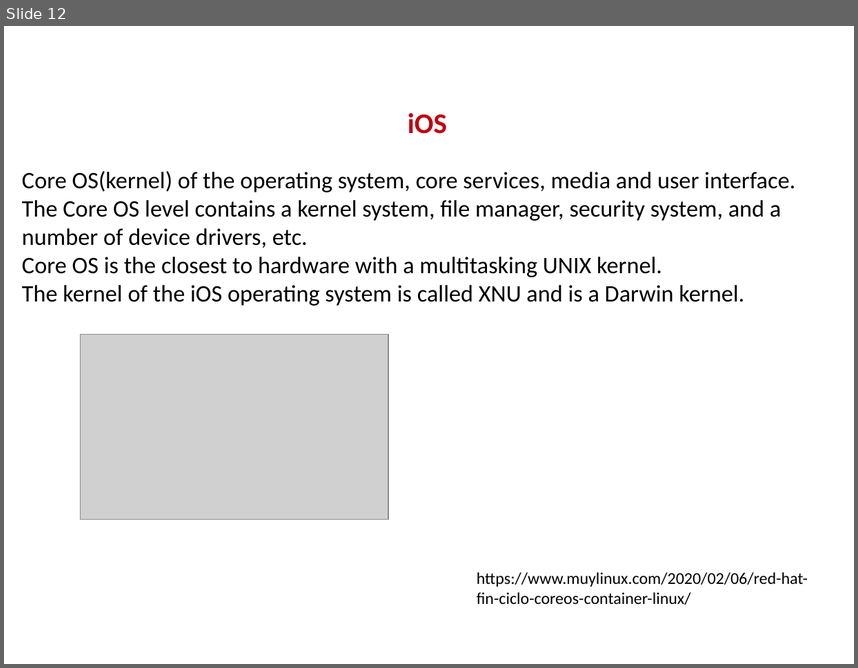
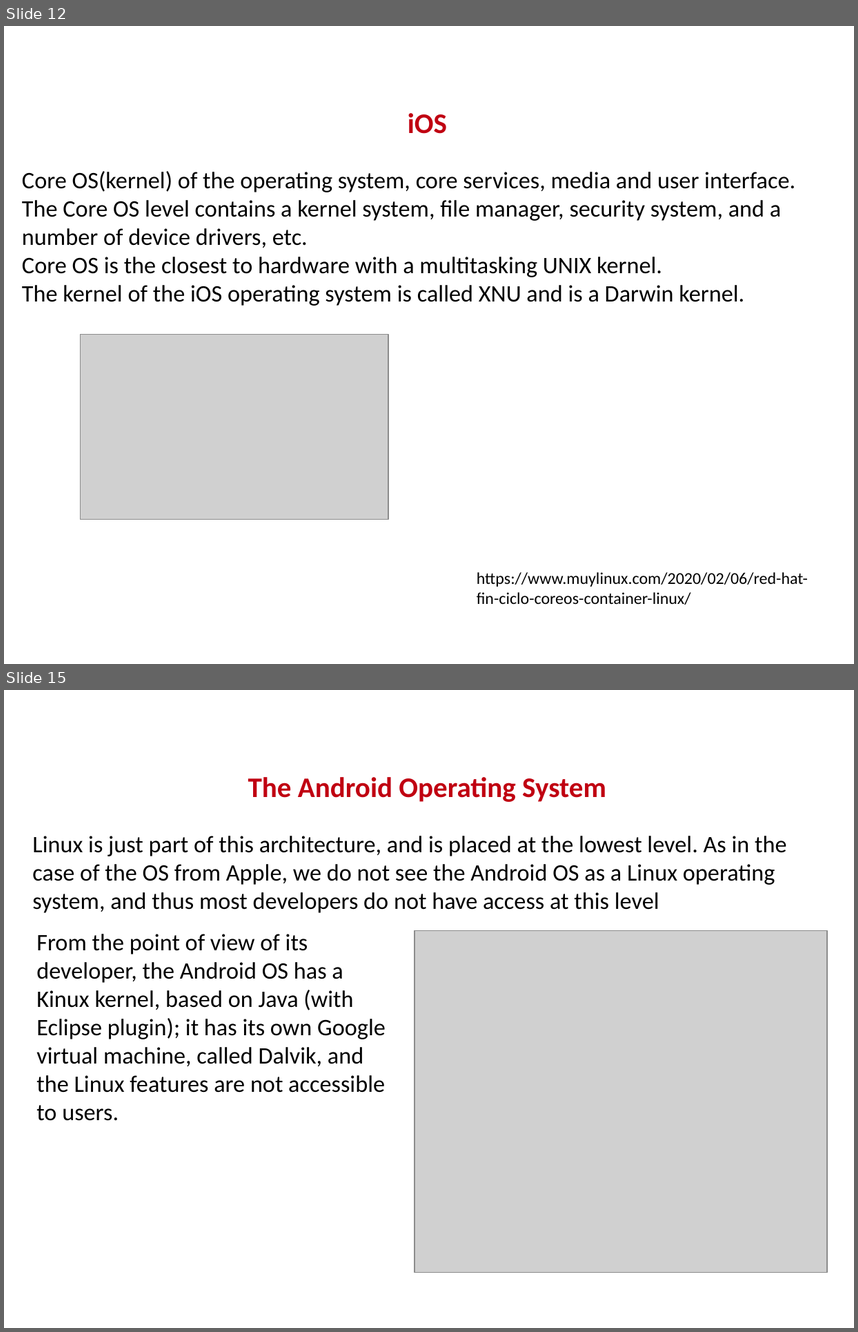
Before and after one commit to KevinSarmiento07/Evolution-Operating-System, a slide deck: DiaposEOP.pptx. Shown one above the other, each under a label of ours: slide 12 before the commit, slides 12 and 15 after it; the slides between them are not shown. The pictures are 858x668 and 858x1332 pixels, drawn with LibreOffice and Linux fonts; fonts in the diff are those of the drawing; grey boxes stand for pictures; background and template pictures are left out. Boxes give left, top, right and bottom in pixels: in the first picture for what was removed or moved away, otherwise in the second. Text is boxed around its words. In the diff, an @@ line names an element or a change of style, - is before the commit and + after.

```diff
--- a/DiaposEOP.pptx
+++ b/DiaposEOP.pptx
@@ slide 15 added at <box>4,690,854,1328</box>, background #FFFFFF @@
@@ title added at <box>248,777,606,802</box>, 24 pt, text #C00011, bold @@
+The Android Operating System
@@ text added at <box>32,836,786,913</box>, 20 pt, text #000000 @@
+Linux is just part of this architecture, and is placed at the lowest level. As in the case of the OS from Apple, we do not see the Android OS as a Linux operating system, and thus most developers do not have access at this level
@@ text added at <box>36,934,386,1121</box>, 20 pt, text #000000 @@
+From the point of view of its developer, the Android OS has a Kinux kernel, based on Java (with Eclipse plugin); it has its own Google virtual machine, called Dalvik, and the Linux features are not accessible to users.
@@ picture added at <box>415,931,827,1272</box> @@
@@ page number added at <box>766,1294,842,1320</box>, 12 pt, text #FFFFFF @@
+15
```
Also in this commit, not shown: 2 slides changed, 2 other slides added, 3 other files.
